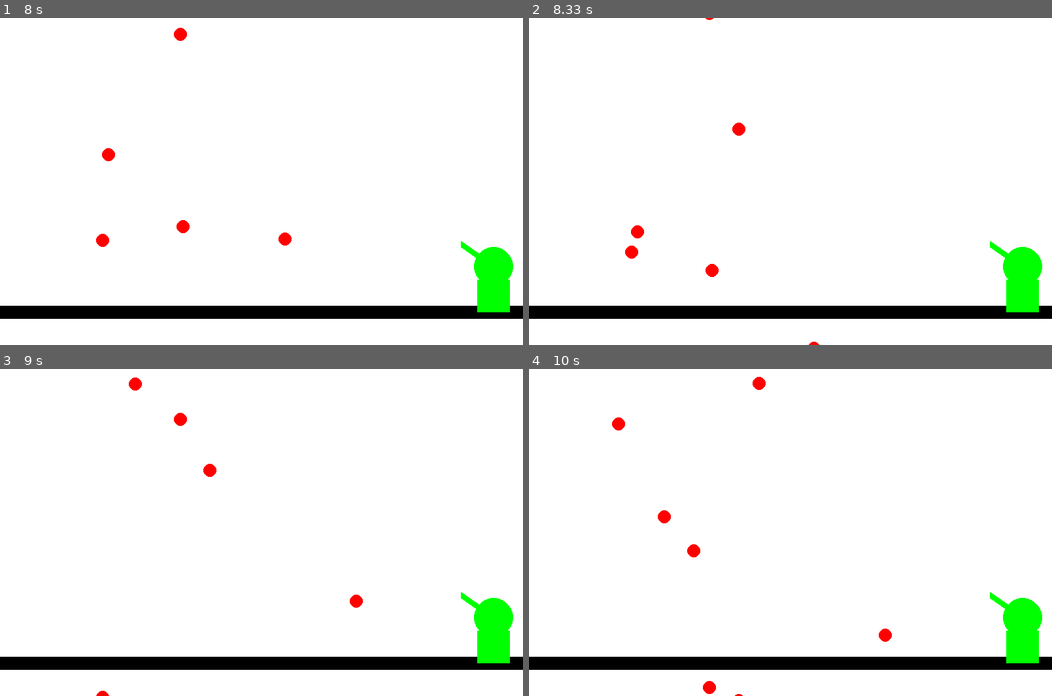
Above: before the commit, frames 1-4 (two rows, left to right).
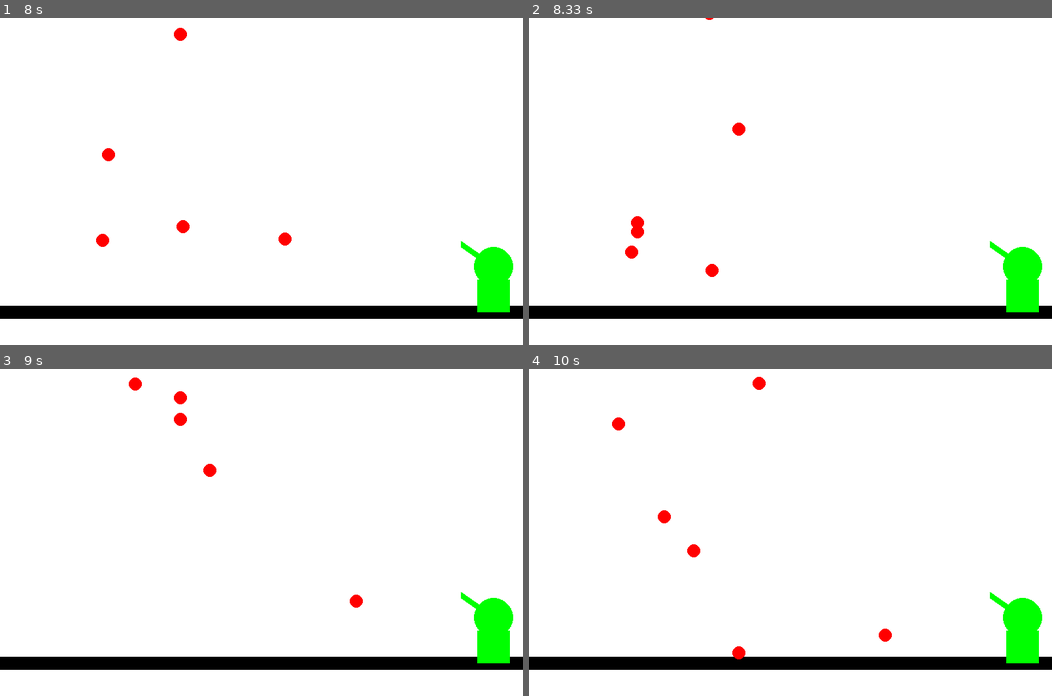
Above: after the commit, the same moments.

Repository: BapL49/projet-1---feu-d-artifices
Game: pygame game, started from main.py
Two runs of this game, one before a commit and one after it. Both use one fixed random seed, a clock stepped at 60 frames per second and the inputs below.
Inputs (mouse positions are in pixels of both pictures, inside the frame that each line leads up to):
- Up to frame 1 (8 s): click (282, 168) at 6.38 s; click (109, 161) at 6.72 s; click (183, 276) at 7.05 s; click (104, 302) at 7.38 s; click (177, 73) at 7.72 s
- Up to frame 2 (8.33 s): click (738, 168) at 8.05 s
- Up to frame 3 (9 s): click (135, 447) at 8.38 s; click (355, 640) at 8.72 s
- Up to frame 4 (10 s): click (759, 434) at 9.05 s; click (696, 614) at 9.38 s; click (617, 463) at 9.72 s

Frame 1 is identical in both runs. In frame 2, less than 0.1% of the frame differs, in the area x 19-56%, y 60-100%; in frame 3, 0.1%; in frame 4, 0.2%, in the area x 33-42%, y 84-100%.

Commit message:
détruit les particules au moment de l'impacte avec le sol

Diff:
--- a/main.py
+++ b/main.py
@@ -9,9 +9,6 @@
 fenetre = display.set_mode((800,500))
 
 def fireworkFunction(posY, posX):
-    nb_clique = 0
-    nb_division = 0
-
     for x in range(8):
         list_fireworks.append(Division(posX, posY))
 
@@ -63,7 +60,6 @@
             if event.type == pygame.MOUSEBUTTONDOWN:
                 # si clique gauche de la souris
                 if event.button == 1:
-                    print(event.pos)
                     fireworkFunction(event.pos[1], event.pos[0])
 
         fenetre.fill(BLANC)
@@ -78,7 +74,7 @@
             pygame.draw.circle(fenetre, firework.couleur, (int(firework.positionX), int(firework.positionY)), firework.circle_radius)
             firework.move()
 
-            if firework.positionY >= 600:
+            if firework.positionY >= 450:
                 list_fireworks.remove(firework)
 
         pygame.display.flip()
